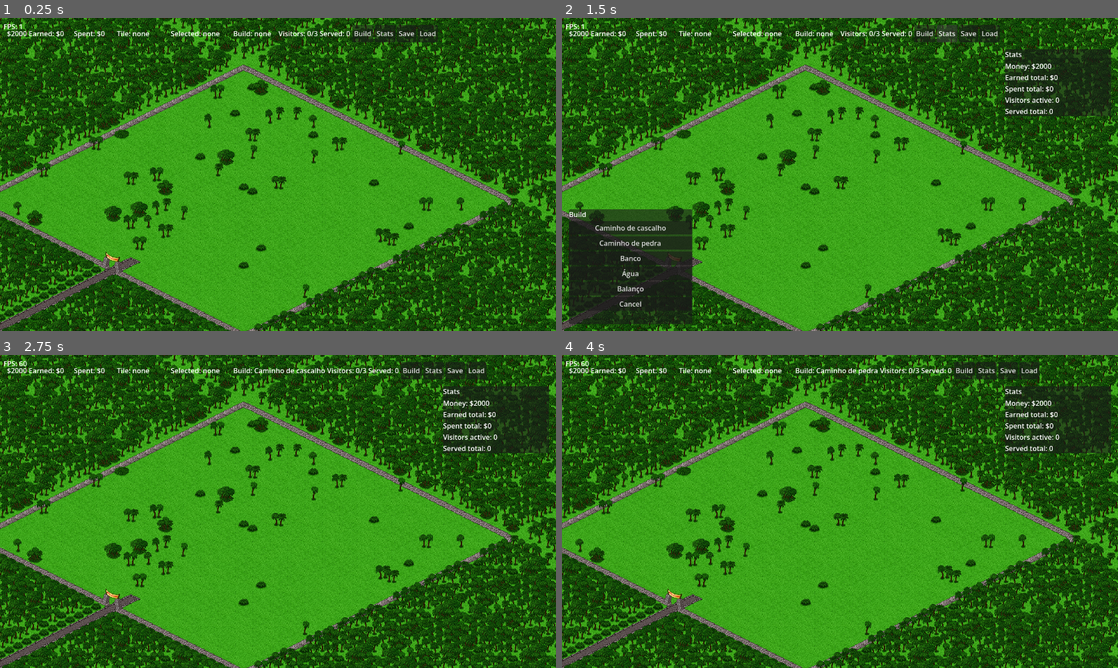
Above: before the commit, frames 1-4 (two rows, left to right).
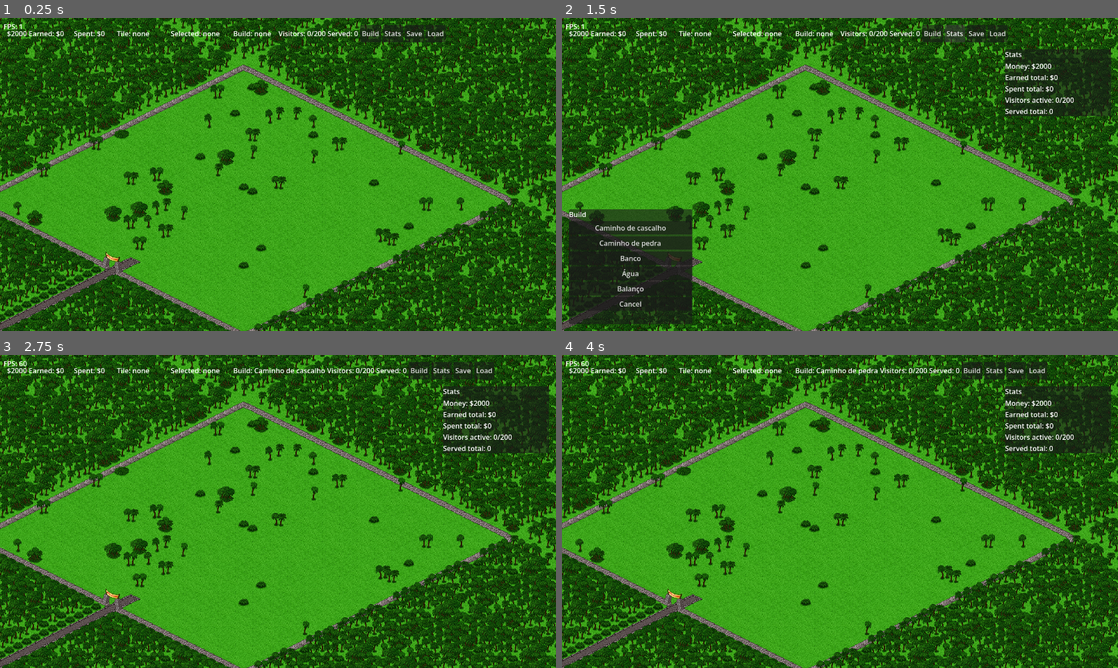
Above: after the commit, the same moments.

Repository: CaioHPSL/prehistoric-fun-park-remake
Game: Godot game, scene res://scenes/Main.tscn
Same seed, same stepped clock (60 frames per second), same inputs: the game is played once before the commit and once after it.
Inputs:
- Up to frame 1 (0.25 s): no input
- Up to frame 2 (1.5 s): click "Build" at 0.5 s; click "Stats" at 1.25 s
- Up to frame 3 (2.75 s): click "Caminho de cascalho" at 2 s
- Up to frame 4 (4 s): click "Build" at 2.75 s; click "Caminho de pedra" at 3.5 s

The runs differ from the first frame. In frame 1, 0.4% of the frame differs, in the area x 56-81%, y 2-8%; in frame 2, 0.4%, in the area x 56-93%, y 2-28%; in frame 3, 0.4%; in frame 4, 0.4%.

Commit message:
set visitor limit to jar value

Diff:
--- a/godot_project/scripts/hud.gd
+++ b/godot_project/scripts/hud.gd
@@ -9,6 +9,8 @@
 var park_controller: Node
 var current_active_visitors: int = 0
 var current_served_visitors: int = 0
+var current_max_active_visitors: int = 200
+var visitor_debug_stats: Dictionary = {}
 
 @onready var money_label: Label = $TopBar/MoneyLabel
 @onready var earned_label: Label = $TopBar/EarnedLabel
@@ -74,7 +76,22 @@
 func update_visitors(active_count: int, served_count: int) -> void:
 	current_active_visitors = active_count
 	current_served_visitors = served_count
-	visitor_label.text = "Visitors: %d/%d Served: %d" % [active_count, 3, served_count]
+	if not visitor_debug_stats.is_empty():
+		current_max_active_visitors = int(visitor_debug_stats.get("max_active_visitors", current_max_active_visitors))
+	visitor_label.text = "Visitors: %d/%d Served: %d" % [active_count, current_max_active_visitors, served_count]
+	_update_stats_panel()
+
+
+func update_visitor_debug_stats(stats: Dictionary) -> void:
+	visitor_debug_stats = stats.duplicate(true)
+	current_active_visitors = int(visitor_debug_stats.get("active_visitors", current_active_visitors))
+	current_max_active_visitors = int(visitor_debug_stats.get("max_active_visitors", current_max_active_visitors))
+	current_served_visitors = int(visitor_debug_stats.get("total_visitors_served", current_served_visitors))
+	visitor_label.text = "Visitors: %d/%d Served: %d" % [
+		current_active_visitors,
+		current_max_active_visitors,
+		current_served_visitors,
+	]
 	_update_stats_panel()
 
 
@@ -85,12 +102,27 @@
 
 
 func _update_stats_panel() -> void:
-	stats_details_label.text = "Money: $%d\nEarned total: $%d\nSpent total: $%d\nVisitors active: %d\nServed total: %d" % [
+	var base_text: String = "Money: $%d\nEarned total: $%d\nSpent total: $%d\nVisitors active: %d/%d\nServed total: %d" % [
 		Economy.money,
 		Economy.total_earned,
 		Economy.total_spent,
 		current_active_visitors,
+		current_max_active_visitors,
 		current_served_visitors,
+	]
+	if visitor_debug_stats.is_empty():
+		stats_details_label.text = base_text
+		return
+	stats_details_label.text = "%s\nVisitors spawned: %d\nVisitors exited: %d\nSpawn attempts: %d\nSpawn successes: %d\nSpawn failures: %d\nSpawn chance: %d%%\nLast spawn block: %s\nJAR visitor slots: %d" % [
+		base_text,
+		int(visitor_debug_stats.get("total_visitors_spawned", 0)),
+		int(visitor_debug_stats.get("total_visitors_exited", 0)),
+		int(visitor_debug_stats.get("spawn_attempts", 0)),
+		int(visitor_debug_stats.get("spawn_successes", 0)),
+		int(visitor_debug_stats.get("spawn_failures", 0)),
+		roundi(float(visitor_debug_stats.get("current_spawn_chance", 0.0)) * 100.0),
+		String(visitor_debug_stats.get("last_spawn_block_reason", "none")),
+		int(visitor_debug_stats.get("visitor_slots_jar_reference", 200)),
 	]
 
 
--- a/godot_project/scripts/visitor_system.gd
+++ b/godot_project/scripts/visitor_system.gd
@@ -43,6 +43,7 @@
 const LOW_SATISFACTION_INTEREST_MULTIPLIER: float = 0.50
 const SPAWN_CHANCE_MIN: float = 0.03
 const SPAWN_CHANCE_MAX: float = 0.80
+const JAR_MAX_NORMAL_VISITORS: int = 200
 const STATE_ENTERING_PARK: int = -100
 const STATE_RETURNING_TO_ENTRY: int = -101
 const STATE_ROAMING: int = -1
@@ -128,13 +129,21 @@
 @export var debug_spawn_logs: bool = false
 @export var debug_visitor_ai_logs: bool = false
 @export var debug_visitor_state_logs: bool = false
-# The JAR has 200 normal visitor slots; the port keeps this low until rendering/depth is cheaper.
-@export var max_active_visitors: int = 3
+@export var debug_visitor_stats: bool = true
+@export var max_active_visitors: int = JAR_MAX_NORMAL_VISITORS
 
 var iso_map: Node
 var active_visitors: Array[Node2D] = []
 var spawn_timer: Timer
+var total_visitors_spawned: int = 0
+var total_visitors_exited: int = 0
 var total_visitors_served: int = 0
+var spawn_attempts: int = 0
+var spawn_successes: int = 0
+var spawn_failures: int = 0
+var current_spawn_chance: float = 0.0
+var last_spawn_block_reason: String = "none"
+var visitor_slots_jar_reference: int = JAR_MAX_NORMAL_VISITORS
 var visitors_served_by_attraction: Dictionary = {}
 var attraction_queues: Dictionary = {}
 var attraction_active_counts: Dictionary = {}
@@ -245,26 +254,28 @@
 
 
 func spawn_single_visitor() -> void:
+	spawn_attempts += 1
 	_log_spawn("tick")
 	_log_spawn("active/max = %d/%d" % [active_visitors.size(), max_active_visitors])
 	if active_visitors.size() >= max_active_visitors:
-		_log_spawn("blocked reason = limite ativo")
+		_record_spawn_failure("limite ativo")
 		return
 	if iso_map == null:
-		_log_spawn("blocked reason = iso_map ausente")
+		_record_spawn_failure("iso_map ausente")
 		return
 	var target_origin: Vector2i = _find_reachable_attraction_origin()
 	var spawn_probability: float = _calculate_spawn_chance(target_origin != Vector2i(-1, -1))
+	current_spawn_chance = spawn_probability
 	_log_spawn("accessible_attraction = %s" % [str(target_origin != Vector2i(-1, -1))])
 	_log_spawn("target_origin = %s" % [str(target_origin)])
 	_log_spawn("chance = %.2f" % spawn_probability)
 	if spawn_probability <= 0.0:
-		_log_spawn("blocked reason = sem atracao acessivel")
+		_record_spawn_failure("sem atracao acessivel")
 		return
 	var spawn_roll: float = randf()
 	_log_spawn("roll = %.2f" % spawn_roll)
 	if spawn_roll >= spawn_probability:
-		_log_spawn("blocked reason = roll falhou")
+		_record_spawn_failure("roll falhou")
 		return
 	var visitor: Node2D = _create_visitor()
 	add_child(visitor)
@@ -301,6 +312,9 @@
 	_set_visitor_state(visitor, STATE_ENTERING_PARK)
 	_update_visitor_direction(visitor, Vector2i(0, 1))
 	active_visitors.append(visitor)
+	total_visitors_spawned += 1
+	spawn_successes += 1
+	last_spawn_block_reason = "spawned"
 	_log_spawn("spawned visitor at %s" % [str(target_origin)])
 	_emit_visitor_stats()
 
@@ -317,7 +331,7 @@
 		_update_bench_use(visitor, delta)
 		return true
 	if state == STATE_USING_SERVICE:
-		_update_placeholder_timed_state(visitor, delta)
+		_update_service_use(visitor, delta)
 		return true
 	if state == STATE_SPECIAL_WATER_INTERACTION:
 		_update_placeholder_timed_state(visitor, delta)
@@ -333,6 +347,13 @@
 		return 0.0
 	# The JAR computes a dynamic aU and clamps it to 3..80; this port keeps the exported base chance until the full park attractiveness model exists.
 	return clampf(spawn_chance, SPAWN_CHANCE_MIN, SPAWN_CHANCE_MAX)
+
+
+func _record_spawn_failure(reason: String) -> void:
+	spawn_failures += 1
+	last_spawn_block_reason = reason
+	_log_spawn("blocked reason = %s" % reason)
+	_emit_visitor_stats()
 
 
 func _create_initial_satisfaction() -> int:
@@ -385,6 +406,7 @@
 	attraction_queues.clear()
 	attraction_active_counts.clear()
 	attraction_queue_anchor_tiles.clear()
+	_reset_visitor_counters()
 	_emit_visitor_stats()
 
 
@@ -416,6 +438,32 @@
 	return total_visitors_served
 
 
+func get_total_visitors_spawned() -> int:
+	return total_visitors_spawned
+
+
+func get_total_visitors_exited() -> int:
+	return total_visitors_exited
+
+
+func get_visitor_debug_stats() -> Dictionary:
+	return {
+		"active_visitors": active_visitors.size(),
+		"max_active_visitors": max_active_visitors,
+		"visitor_slots_jar_reference": visitor_slots_jar_reference,
+		"total_visitors_spawned": total_visitors_spawned,
+		"total_visitors_exited": total_visitors_exited,
+		"total_visitors_served": total_visitors_served,
+		"spawn_attempts": spawn_attempts,
+		"spawn_successes": spawn_successes,
+		"spawn_failures": spawn_failures,
+		"current_spawn_chance": current_spawn_chance,
+		"last_spawn_block_reason": last_spawn_block_reason,
+		"require_accessible_attraction_for_spawn": require_accessible_attraction_for_spawn,
+		"debug_visitor_stats": debug_visitor_stats,
+	}
+
+
 func get_visitors_served_for_attraction(origin: Vector2i) -> int:
 	return int(visitors_served_by_attraction.get(_attraction_key(origin), 0))
 
@@ -427,6 +475,17 @@
 func set_total_visitors_served(served_count: int) -> void:
 	total_visitors_served = served_count
 	_emit_visitor_stats()
+
+
+func _reset_visitor_counters() -> void:
+	total_visitors_spawned = 0
+	total_visitors_exited = 0
+	total_visitors_served = 0
+	spawn_attempts = 0
+	spawn_successes = 0
+	spawn_failures = 0
+	current_spawn_chance = 0.0
+	last_spawn_block_reason = "none"
 
 
 func set_visitors_served_by_attraction(saved_counts: Dictionary) -> void:
@@ -889,13 +948,65 @@
 
 
 func _try_start_service_use(_visitor: Node2D) -> bool:
-	# W=12 is confirmed in the JAR, but services are not represented in the current port data yet.
+	var service_data: Dictionary = _find_nearby_usable_service(_visitor)
+	if service_data.is_empty() or not _should_use_service(_visitor, service_data):
+		return false
+	return _start_service_use(_visitor, service_data)
+
+
+func _find_nearby_usable_service(_visitor: Node2D) -> Dictionary:
+	# W=12 is confirmed in the JAR, but service buildings are not represented in the current port data yet.
+	return {}
+
+
+func _should_use_service(_visitor: Node2D, _service_data: Dictionary) -> bool:
 	return false
+
+
+func _start_service_use(visitor: Node2D, _service_data: Dictionary) -> bool:
+	visitor.set_meta("state_time_remaining", 0.0)
+	_set_visitor_state(visitor, STATE_USING_SERVICE)
+	return true
+
+
+func _update_service_use(visitor: Node2D, delta: float) -> void:
+	var remaining_time: float = float(visitor.get_meta("state_time_remaining", 0.0)) - delta
+	visitor.set_meta("state_time_remaining", remaining_time)
+	_update_visitor_animation(visitor, delta, false)
+	if remaining_time <= 0.0:
+		_finish_service_use(visitor)
+
+
+func _finish_service_use(visitor: Node2D) -> void:
+	visitor.set_meta("state_time_remaining", 0.0)
+	_set_visitor_state(visitor, STATE_ROAMING)
+	if not _recalculate_next_step(visitor):
+		var current_tile: Vector2i = visitor.get_meta("current_tile", GameState.ENTRY_TILE) as Vector2i
+		_send_visitor_to_exit_after_attraction(visitor, current_tile)
 
 
 func _try_start_social_interaction(_visitor: Node2D) -> bool:
 	# W=15/16/17 require the JAR's social pairing rules from dk()/later social helpers; keep the hooks inert for now.
-	return false
+	var partner: Node2D = _find_social_partner(_visitor)
+	if partner == null:
+		return false
+	return _start_social_interaction(_visitor, partner)
+
+
+func _find_social_partner(_visitor: Node2D) -> Node2D:
+	return null
+
+
+func _start_social_interaction(visitor: Node2D, partner: Node2D) -> bool:
+	if partner == null:
+		return false
+	visitor.set_meta("social_partner", partner.get_instance_id())
+	partner.set_meta("social_partner", visitor.get_instance_id())
+	visitor.set_meta("state_time_remaining", 0.0)
+	partner.set_meta("state_time_remaining", 0.0)
+	_set_visitor_state(visitor, STATE_SOCIAL_PRIMARY)
+	_set_visitor_state(partner, STATE_SOCIAL_SECONDARY)
+	return true
 
 
 func _update_bench_use(visitor: Node2D, delta: float) -> void:
@@ -1361,6 +1472,8 @@
 
 func _finish_visit(visitor: Node2D) -> void:
 	active_visitors.erase(visitor)
+	total_visitors_exited += 1
+	_log_visitor_ai(visitor, "exited park")
 	visitor.queue_free()
 	_emit_visitor_stats()
 
